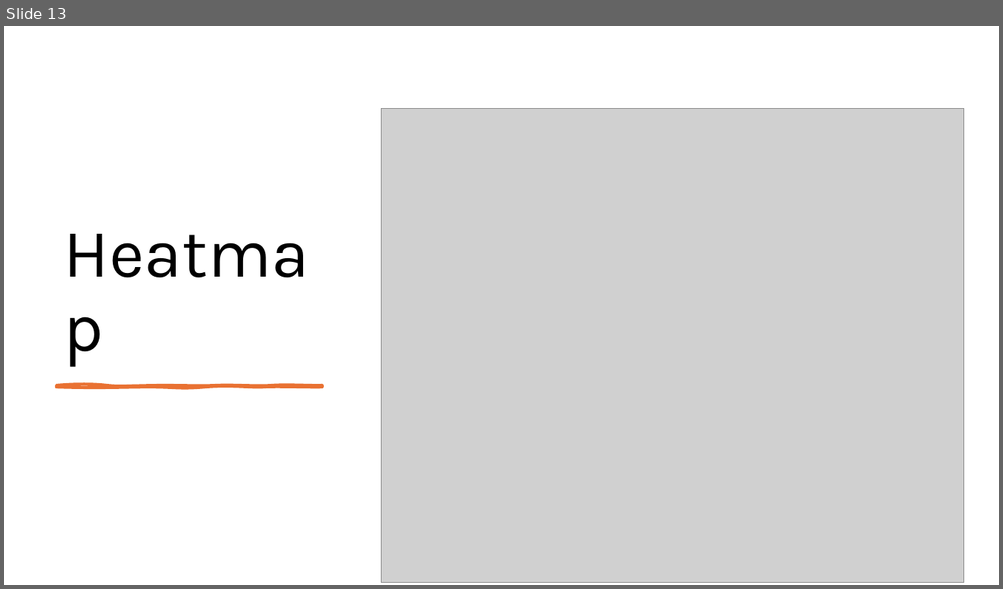
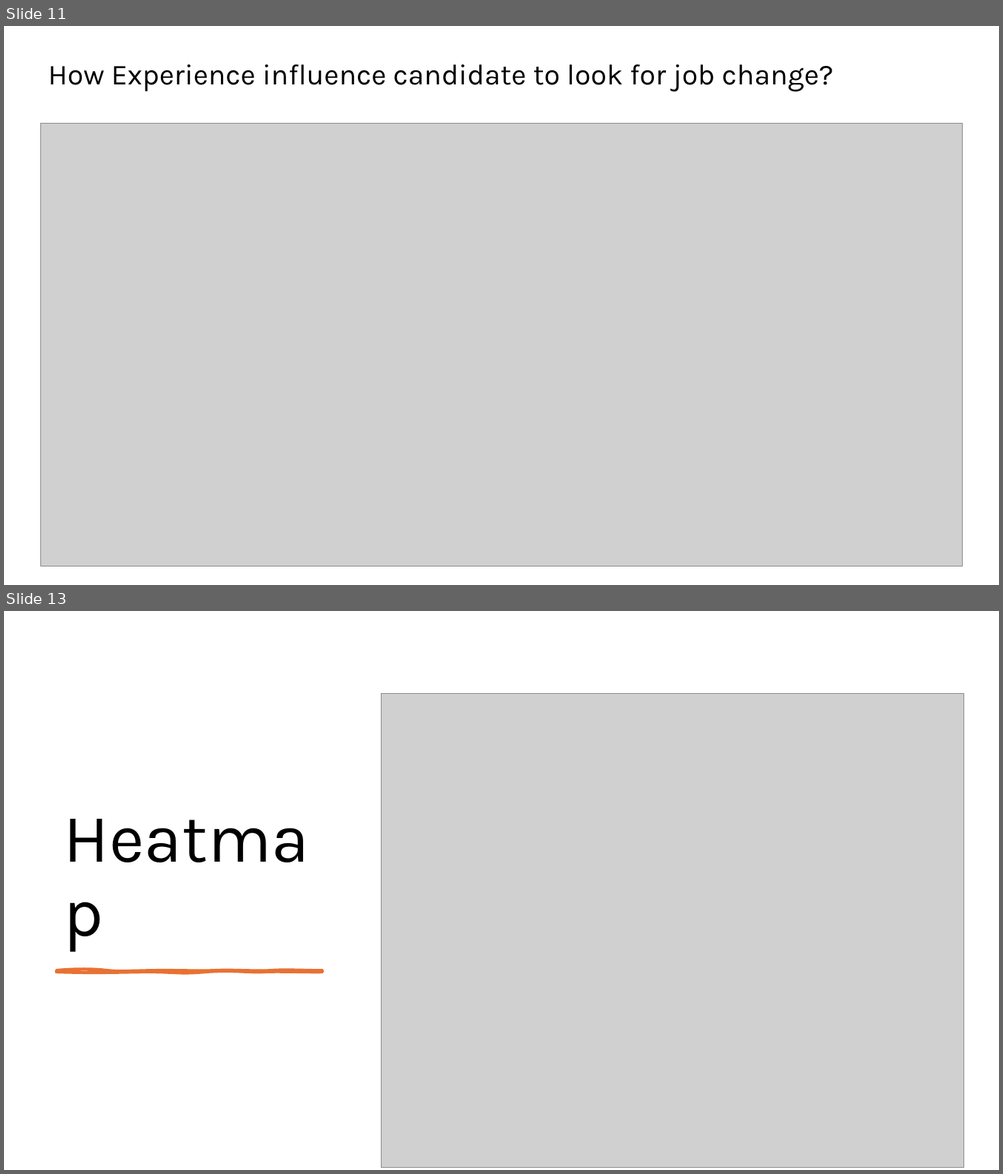
Before and after one commit to Moustafa-Samir/Mid_Project, a slide deck: Mid Project.pptx. Shown one above the other, each under a label of ours: slide 13 before the commit, slides 11 and 13 after it; the slides between them are not shown. The pictures are 1003x589 and 1003x1174 pixels, drawn with LibreOffice and Linux fonts; fonts in the diff are those of the drawing; grey boxes stand for pictures. Boxes give left, top, right and bottom in pixels: in the first picture for what was removed or moved away, otherwise in the second. Text is boxed around its words. In the diff, an @@ line names an element or a change of style, - is before the commit and + after.

```diff
--- a/Mid Project.pptx
+++ b/Mid Project.pptx
@@ slide 11 added at <box>4,26,999,585</box>, background #FFFFFF @@
@@ title added at <box>48,64,834,92</box>, 28 pt, text #000000 @@
+How Experience influence candidate to look for job change?
@@ picture added at <box>40,124,962,567</box> @@
```
Also in this commit, not shown: 4 slides changed, 1 other slide added, 2 slides removed, 3 other files.
